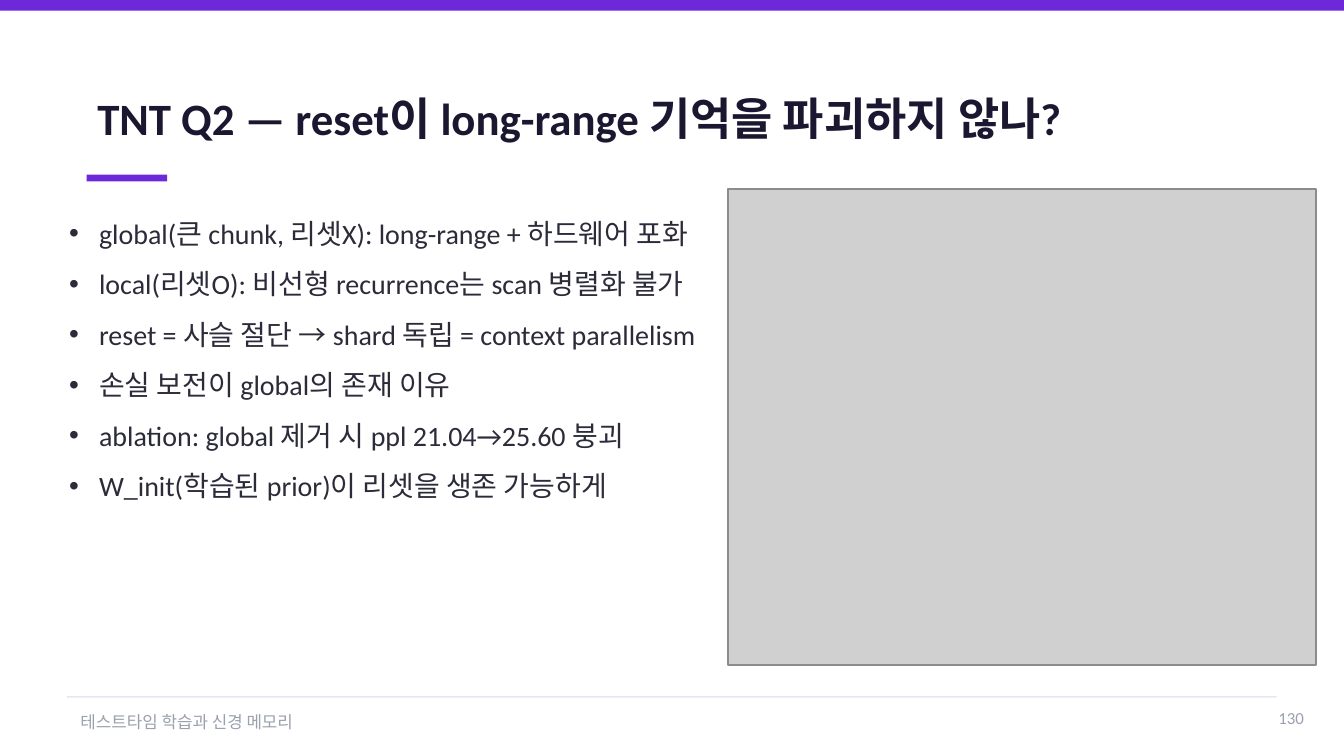
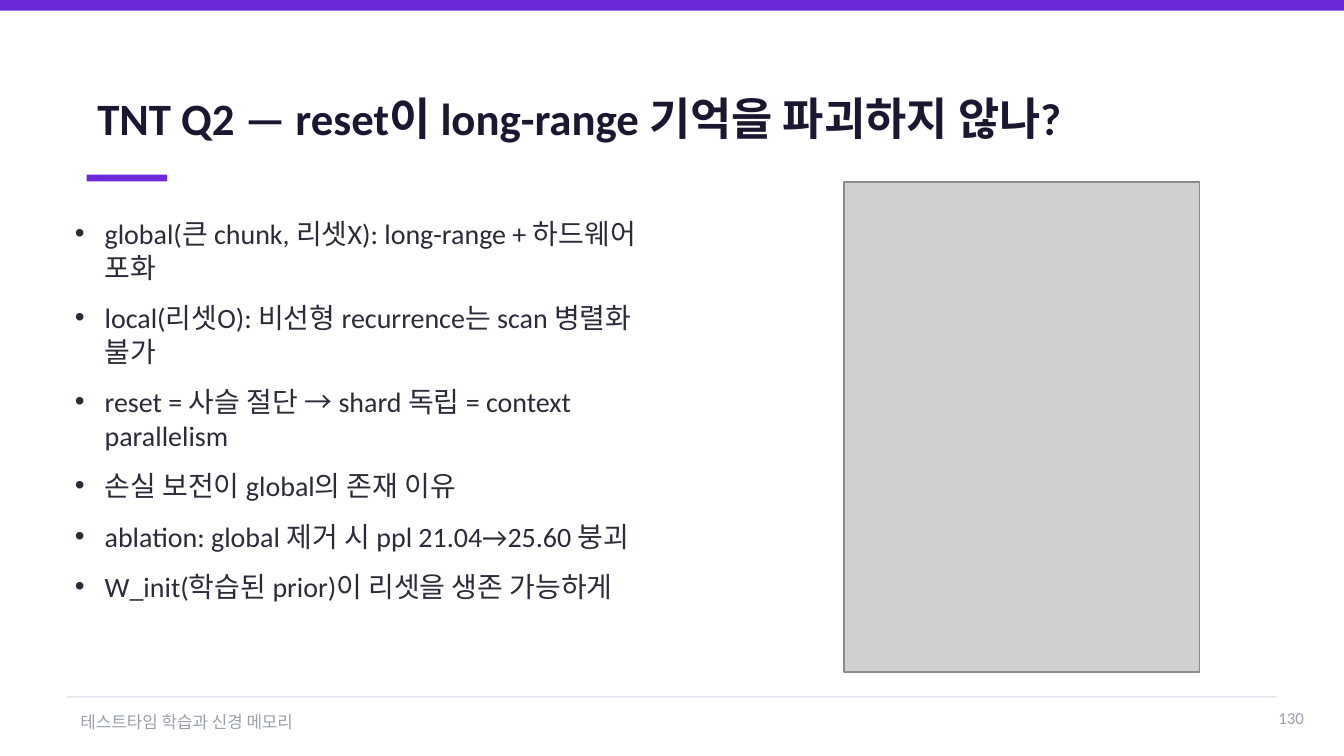
Before and after one commit to jimmylegendary/neural-memory-study, a slide deck: slide 130 of seminar/TTT-neural-memory-seminar.pptx. Drawn at 1344x756 pixels with LibreOffice and Linux fonts; fonts in the diff are those of the drawing; grey boxes stand for pictures. Boxes give left, top, right and bottom in pixels: in the first picture for what was removed or moved away, otherwise in the second. Text is boxed around its words. In the diff, an @@ line names an element or a change of style, - is before the commit and + after.

```diff
--- a/seminar/TTT-neural-memory-seminar.pptx
+++ b/seminar/TTT-neural-memory-seminar.pptx
@@ picture: place and size @@
-picture at box(728, 190, 1317, 665)
+picture at box(844, 181, 1200, 672)
@@ text "global(큰 chunk, 리셋X): long-range + ..." rewrapped from box(99, 221, 696, 501) to box(105, 221, 636, 602) @@
```
Also in this commit, not shown: 54 other slides changed, 1 other file.
